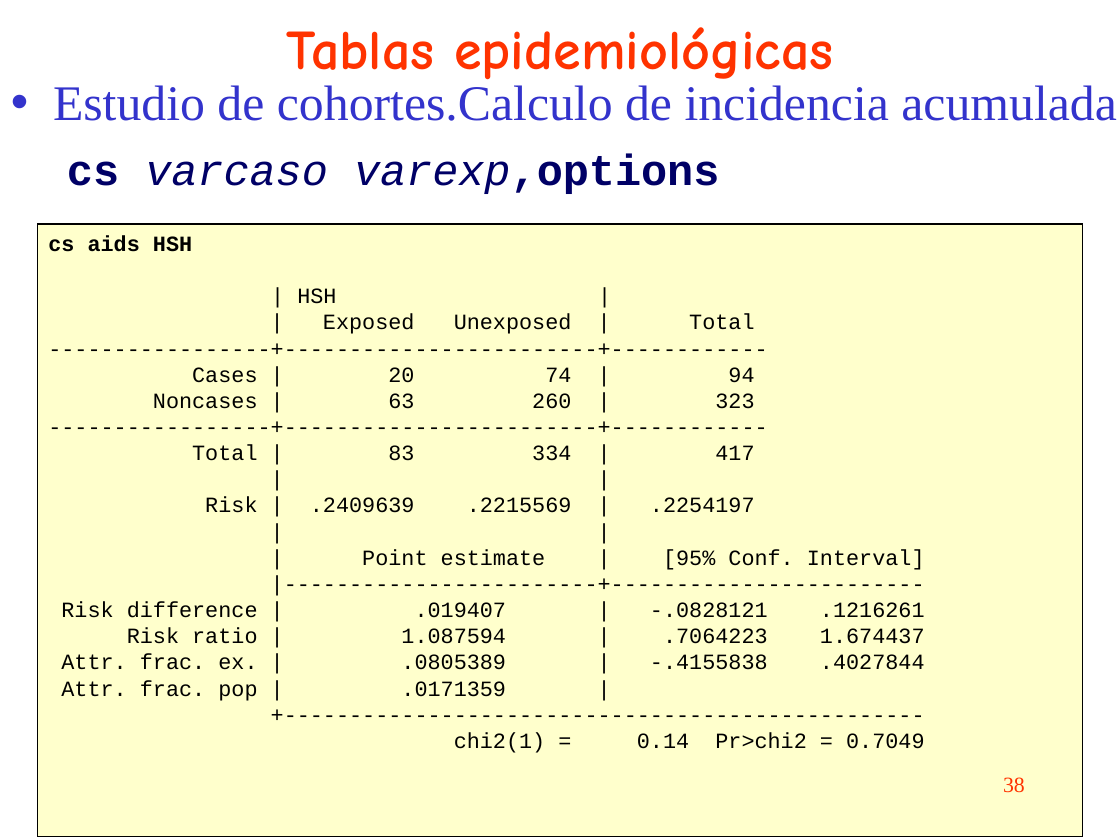
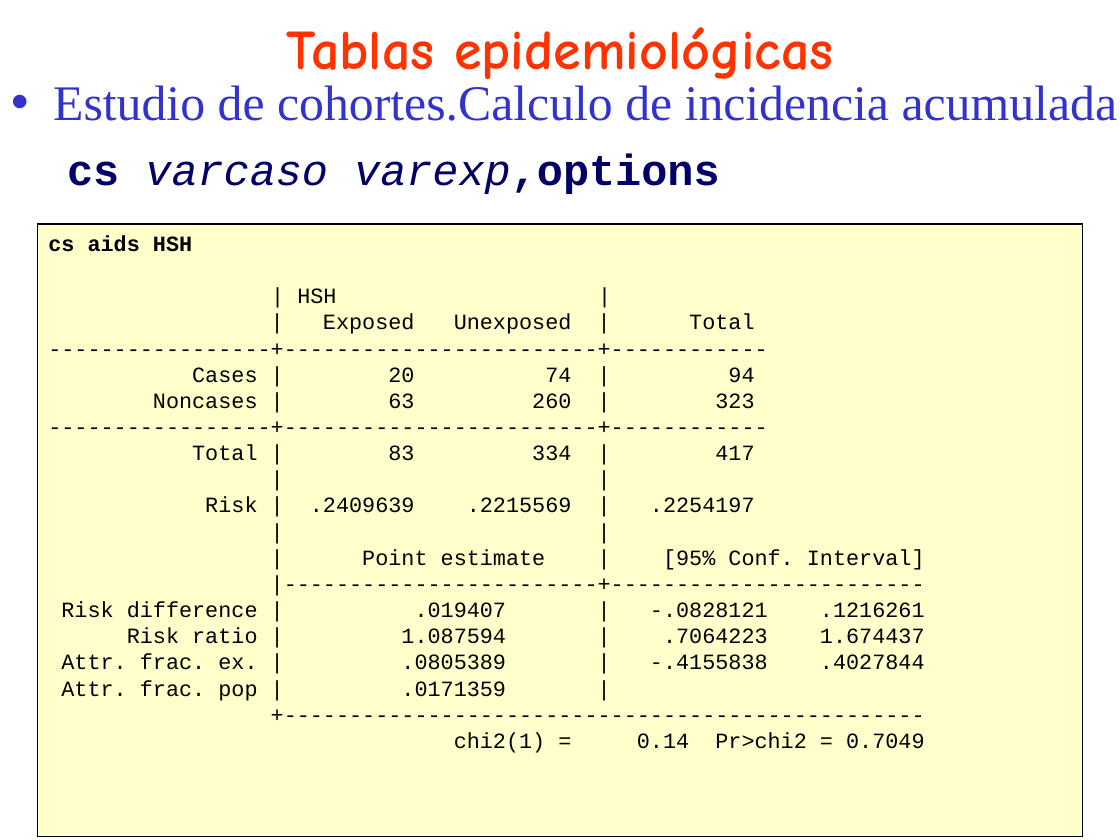
Before and after one commit to uebvhir/Course_Basic_data_analysis_with_Stata, a slide deck: slide 37 of slides/sessio_2_stata_basic.ppt (slide 38 before the commit). Drawn at 1120x840 pixels with LibreOffice and Linux fonts; fonts in the diff are those of the drawing. Boxes give left, top, right and bottom in pixels: in the first picture for what was removed or moved away, otherwise in the second. Text is boxed around its words. In the diff, an @@ line names an element or a change of style, - is before the commit and + after.

```diff
--- a/slides/sessio_2_stata_basic.ppt
+++ b/slides/sessio_2_stata_basic.ppt
@@ page number removed at bbox=[1003, 777, 1025, 792] @@
-38
```
Also in this commit, not shown: 17 other slides changed, 11 slides added, 10 slides removed, 1 other file.
